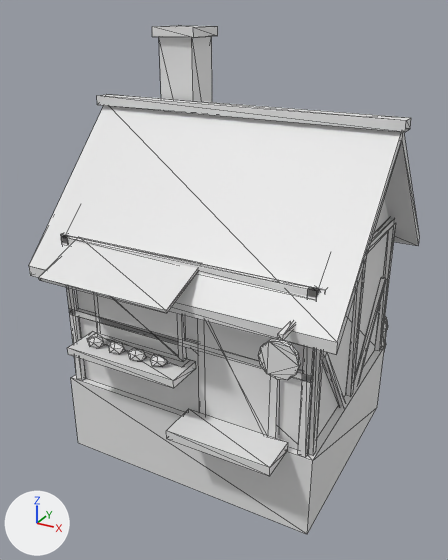
What one commit did to the glTF model assets/creative/village3d/models/bakery.glb.
One viewpoint serves both versions: a camera (50 mm lens) standing at (3.65, -6.97, 4.97) and looking at (-0.1, -0.14, 1.55). The lights are fixed; the arrows at lower left show +X, +Y and +Z. The older version comes first. Mesh edges are drawn as thin lines. Vertices at exactly the same position are counted once.

In view in the first picture: 'bakery'.
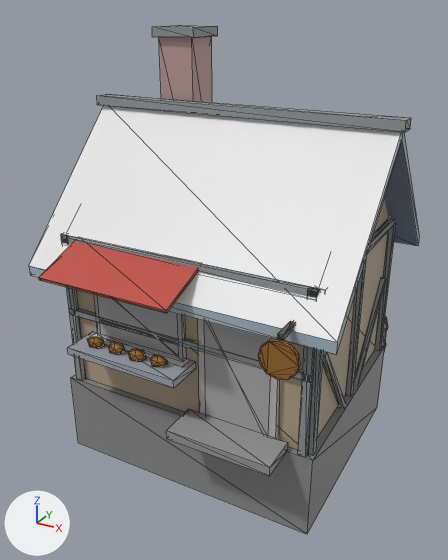
Changed parts and their boxes [x1, y1, x2, y2] in the pictures (448 x 560 px; the box of a moved part takes in the faces that stretch with it):
'bakery', recoloured, reshaped (darker): [29, 25, 419, 534] in both
part 1 of me_bakery_mesh, moved or reshaped: before [90, 342, 168, 367]; after [93, 342, 168, 366]

The change, as a list of edits to the scene's bpy script:
```text
Change mat_village_atlas:
    add n2 = _N.new('ShaderNodeMix'); n2.name = 'Mix'
    add n2.data_type = 'RGBA'
    add n2.blend_type = 'MULTIPLY'
    add n2.inputs[0].default_value = 1.0  # 'Factor'
    add n2.inputs[7].default_value = (0.8, 0.8, 0.8, 1.0)  # 'B', white #e7e7e7
    add n3 = _N.new('ShaderNodeVertexColor'); n3.name = 'Color Attribute'
    where n0 = _N.new('ShaderNodeBsdfPrincipled'); n0.name = 'Principled BSDF'
    add _L.new(n2.outputs[2], n0.inputs[0])  # 'Result' to 'Base Color'
    add _L.new(n3.outputs[0], n2.inputs[6])  # 'Color' to 'A'
Change me_bakery_mesh:
    where me_bakery_mesh.from_pydata(...)  # 488 vertices, 730 faces; spans x -2.8..2.1, y -2.13..1.94, z -0.9..4.74
    used by ob_bakery; location = (0.0, 0.0, 0.0)
    me_bakery_mesh part 1: 40 of 488 vertices moved; they spanned x -1.21..0.0, y -1.79..-1.62, z 0.99..1.12 and now span x -1.21..0.0, y -1.79..-1.62, z 0.99..1.12; mean shift (0.0, 0.0, 0.0); largest move (-0.36, -1.75, 1.04) -> (-0.56, -1.7, 1.05)
```
